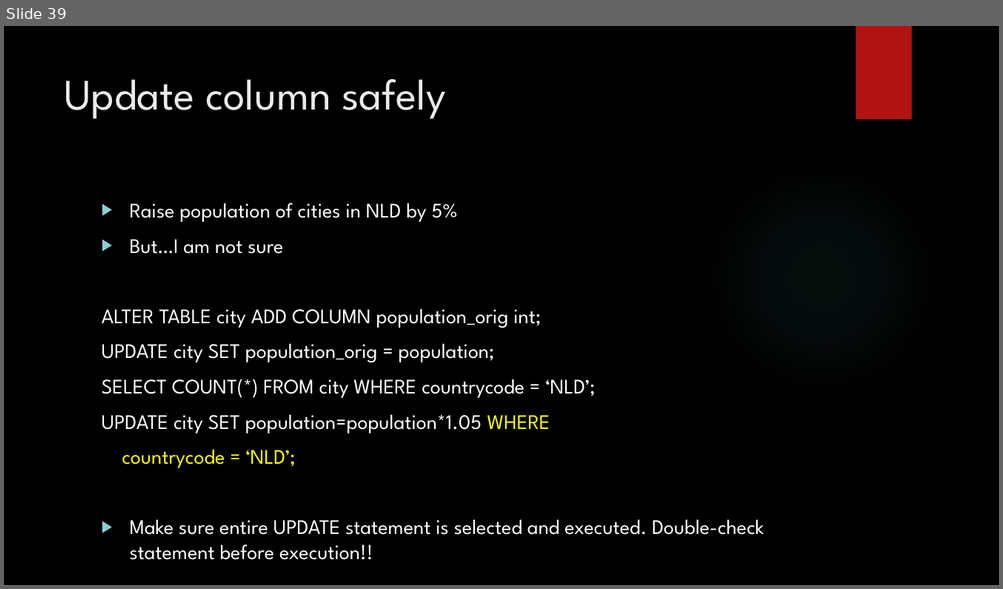
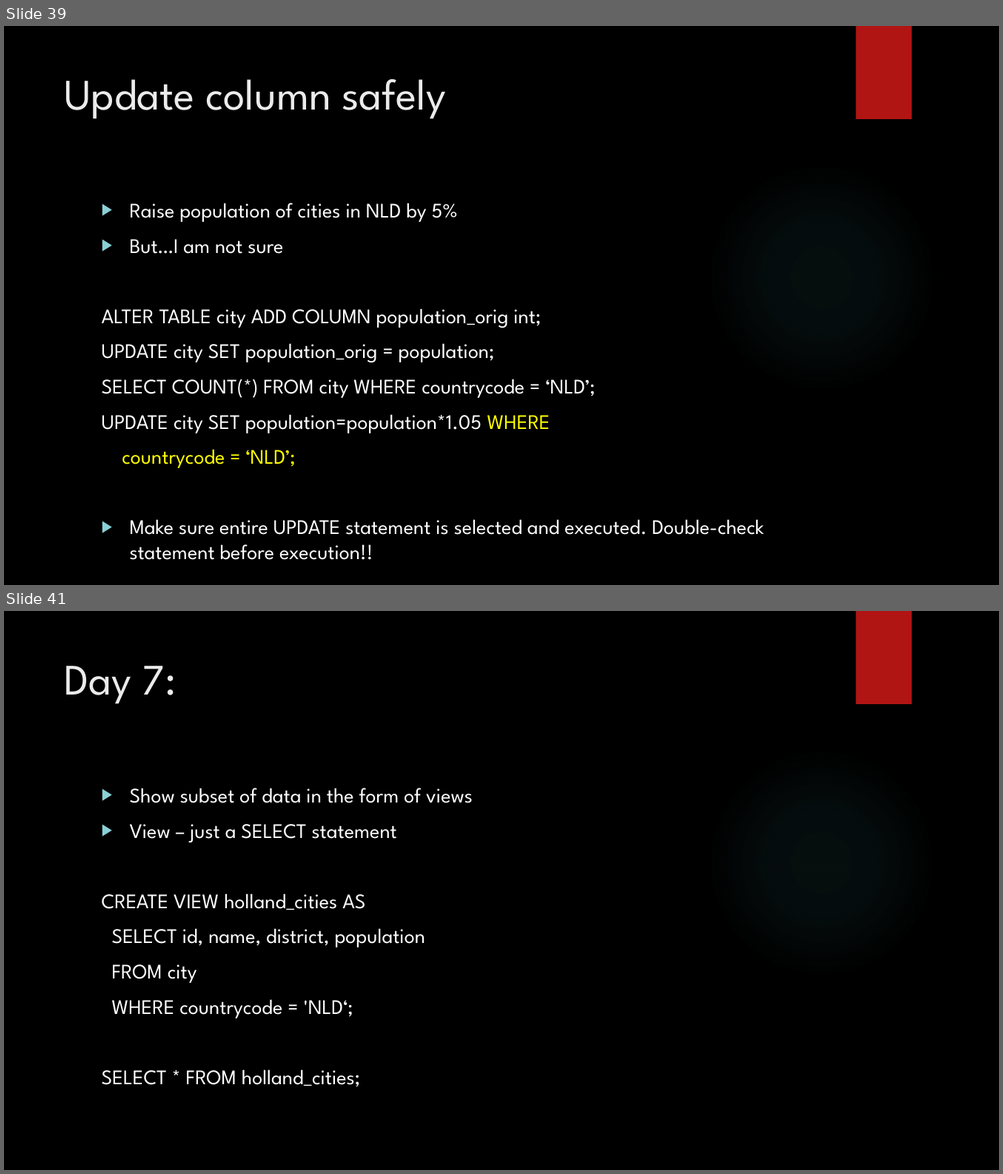
Before and after one commit to zedfoxus/database-bootcamp, a slide deck: Presentation/Database-Bootcamp-Presentation.pptx. Shown one above the other, each under a label of ours: slide 39 before the commit, slides 39 and 41 after it; the slides between them are not shown. The pictures are 1003x589 and 1003x1174 pixels, drawn with LibreOffice and Linux fonts; fonts in the diff are those of the drawing; background and template pictures are left out. Boxes give left, top, right and bottom in pixels: in the first picture for what was removed or moved away, otherwise in the second. Text is boxed around its words. In the diff, an @@ line names an element or a change of style, - is before the commit and + after.

Commit message:
Views and UDFs

```diff
--- a/Presentation/Database-Bootcamp-Presentation.pptx
+++ b/Presentation/Database-Bootcamp-Presentation.pptx
@@ slide 41 added at (x1=4, y1=611, x2=999, y2=1170), background picture (left out); not listed: 2 template elements that a slide beside it also shows @@
@@ title added at (x1=64, y1=666, x2=176, y2=704), 42 pt, text #EBEBEB @@
+Day 7:
@@ text added at (x1=102, y1=788, x2=472, y2=1088), 20 pt, text #FFFFFF @@
+▶ Show subset of data in the form of views
+▶ View – just a SELECT statement
+CREATE VIEW holland_cities AS
+SELECT id, name, district, population
+FROM city
+WHERE countrycode = 'NLD‘;
+SELECT * FROM holland_cities;
```
Also in this commit, not shown: 6 slides changed, 3 other slides added.
